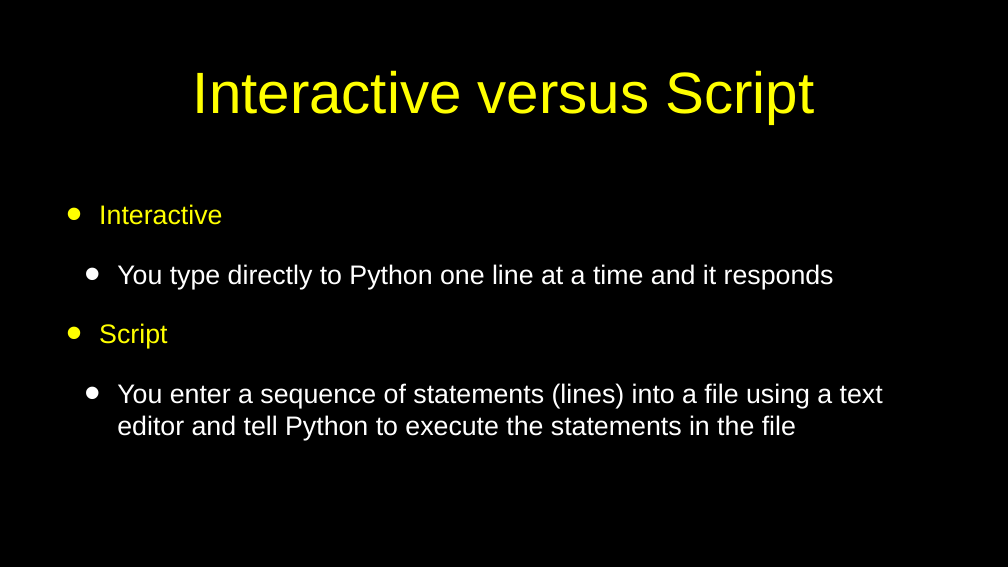
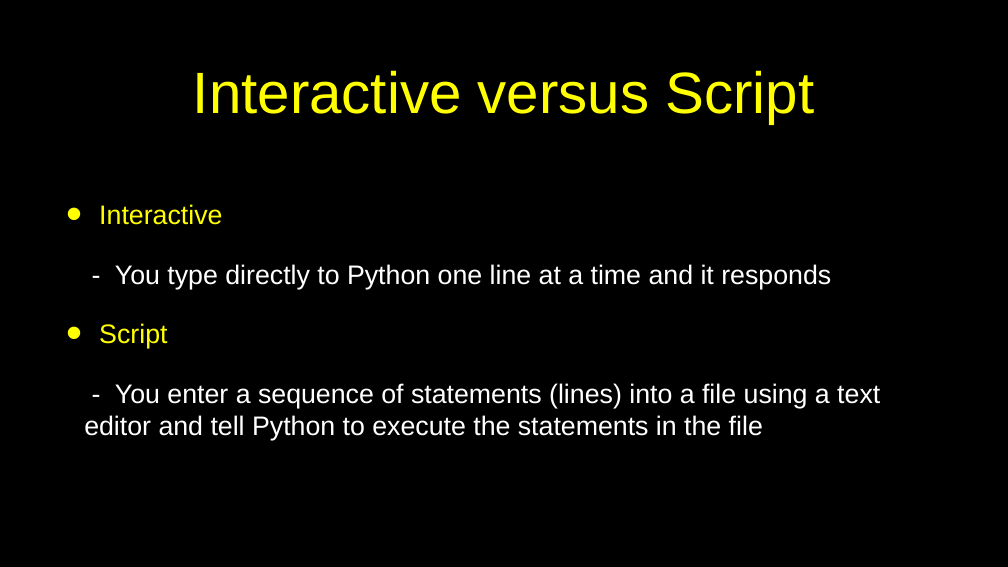
Before and after one commit to csev/py4e, a slide deck: slide 37 of lectures3/Pythonlearn-01-Intro.pptx. Drawn at 1008x567 pixels with LibreOffice and Linux fonts; fonts in the diff are those of the drawing. Boxes give left, top, right and bottom in pixels: in the first picture for what was removed or moved away, otherwise in the second. Text is boxed around its words. In the diff, an @@ line names an element or a change of style, - is before the commit and + after.

```diff
--- a/lectures3/Pythonlearn-01-Intro.pptx
+++ b/lectures3/Pythonlearn-01-Intro.pptx
@@ text at <box>115,264,831,289</box>: text changed @@
-  • You type directly to Python one line at a time and it responds
+  - You type directly to Python one line at a time and it responds
@@ text at <box>84,383,880,440</box>: text changed @@
-  • You enter a sequence of statements (lines) into a file using a text editor and tell Python to execute the statements in the file
+  - You enter a sequence of statements (lines) into a file using a text editor and tell Python to execute the statements in the file
```
Also in this commit, not shown: 15 other slides changed, 2 other files.
